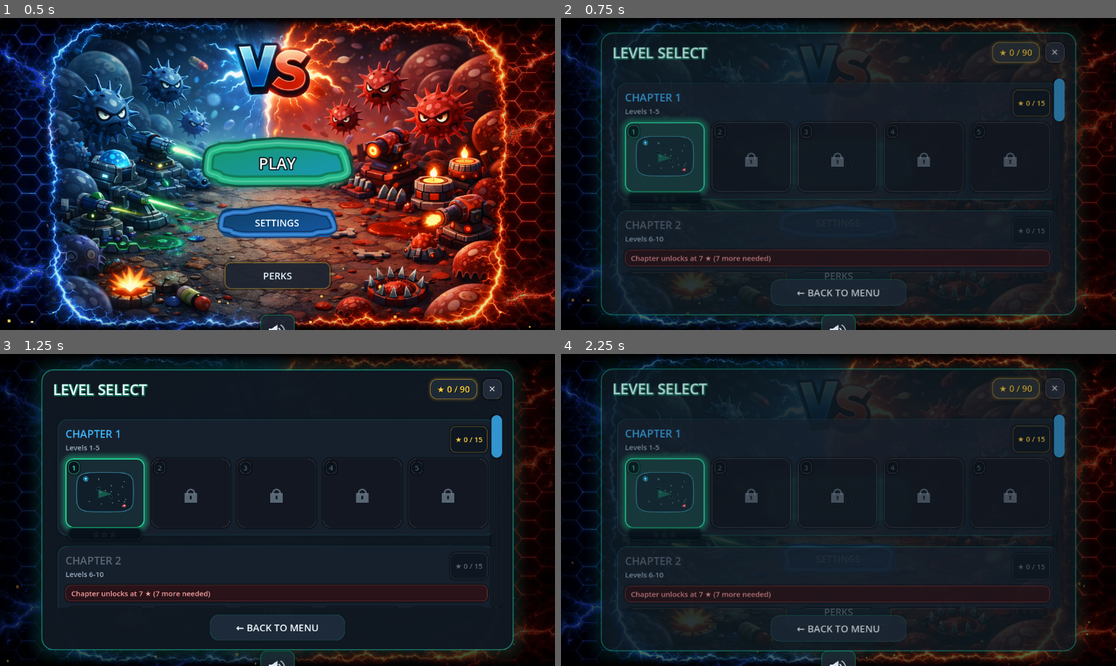
Above: before the commit, frames 1-4 (two rows, left to right).
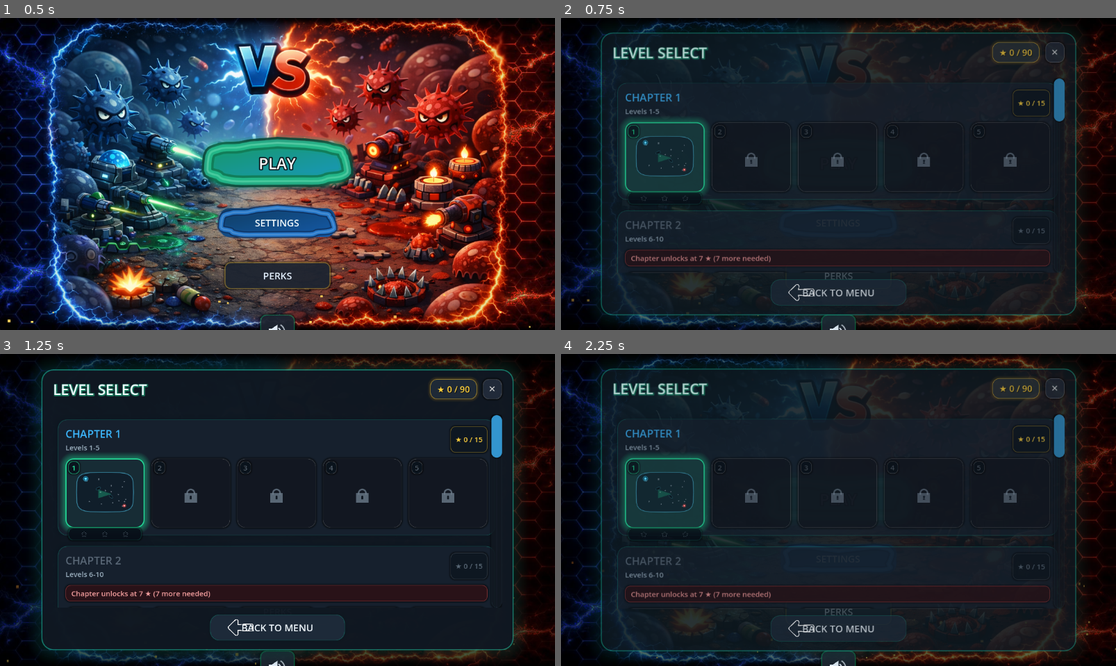
Above: after the commit, the same moments.

Repository: alexey231090/CellColony
Game: Godot game, scene res://scenes/ui/main_menu/main_menu.tscn
Same seed, same stepped clock (60 frames per second), same inputs: the game is played once before the commit and once after it.
Inputs (mouse positions are in pixels of both pictures, inside the frame that each line leads up to):
- Up to frame 1 (0.5 s): no input
- Up to frame 2 (0.75 s): click "PLAY" at 0.5 s
- Up to frame 3 (1.25 s): no input
- Up to frame 4 (2.25 s): click (838, 628) at 1.25 s, where only the run after the commit has a clickable "BACK TO MENU"; click "PLAY" at 2 s

Frame 1 is identical in both runs. In frame 2, 0.3% of the frame differs, in the area x 14-58%, y 57-91%; in frame 3, 0.3%, in the area x 14-58%, y 56-91%; in frame 4, 0.3%.

Commit message:
feat(ui): Replace text stars and arrows with PNG sprites for full web/browser compatibility

Diff:
--- a/scenes/ui/main_menu/main_menu.gd
+++ b/scenes/ui/main_menu/main_menu.gd
@@ -48,6 +48,9 @@
 const RAPID_FIRE_ICON := preload("res://assets/sprites/speedfire2.png")
 const SPEED_ICON := preload("res://assets/sprites/speed.png")
 const LEVEL_MAP_PREVIEW_SCRIPT := preload("res://scripts/ui/level_map_preview.gd")
+const STAR_FILLED_TEX := preload("res://assets/sprites/miniStar.png")
+const STAR_EMPTY_TEX := preload("res://assets/sprites/StarSiluet.png")
+const LEFT_ARROW_TEX := preload("res://assets/sprites/LeftArrow.png")
 
 class MenuPerkIcon extends Control:
 	var perk_id: String = ""
@@ -402,6 +405,20 @@
 	btn.add_theme_font_size_override("font_size", 22)
 	return btn
 
+## Добавляет иконку стрелки влево (LeftArrow.png) как TextureRect поверх кнопки
+## Работает во всех браузерах и WebGL без проблем с кодировкой символов.
+func _add_left_arrow_icon(btn: Button) -> void:
+	var arrow := TextureRect.new()
+	arrow.texture = LEFT_ARROW_TEX
+	arrow.stretch_mode = TextureRect.STRETCH_KEEP_ASPECT_CENTERED
+	arrow.expand_mode = TextureRect.EXPAND_FIT_WIDTH_PROPORTIONAL
+	arrow.custom_minimum_size = Vector2(22, 22)
+	arrow.set_anchors_and_offsets_preset(Control.PRESET_LEFT_WIDE)
+	arrow.offset_left = 14
+	arrow.offset_right = 14 + 22
+	arrow.mouse_filter = Control.MOUSE_FILTER_IGNORE
+	btn.add_child(arrow)
+
 func _make_label(text: String, font_size: int = 20, color: Color = TEXT_COLOR) -> Label:
 	var lbl = Label.new()
 	lbl.text = text
@@ -907,6 +924,7 @@
 	level_back_btn.add_theme_font_size_override("font_size", 20)
 	level_back_btn.size_flags_horizontal = Control.SIZE_SHRINK_CENTER
 	level_back_btn.pressed.connect(_on_level_back)
+	_add_left_arrow_icon(level_back_btn)
 	footer_box.add_child(level_back_btn)
 
 	# Подключение к ресайзу экрана для адаптивности
@@ -1148,25 +1166,23 @@
 	tray_sb.content_margin_bottom = 2
 	stars_tray.add_theme_stylebox_override("panel", tray_sb)
 
-	var stars_lbl := Label.new()
-	stars_lbl.text = stars_text
-	stars_lbl.horizontal_alignment = HORIZONTAL_ALIGNMENT_CENTER
-	stars_lbl.vertical_alignment = VERTICAL_ALIGNMENT_CENTER
-	stars_lbl.mouse_filter = Control.MOUSE_FILTER_IGNORE
-
-	var stars_set := LabelSettings.new()
-	stars_set.font = level_ui_font
-	stars_set.font_size = 15
-	if best_stars > 0:
-		stars_set.font_color = LEVEL_ACCENT_GOLD
-		stars_set.outline_size = 1
-		stars_set.outline_color = Color(0.35, 0.22, 0.04, 0.9)
-		stars_set.shadow_color = Color(1.0, 0.72, 0.15, 0.4)
-		stars_set.shadow_size = 4
-	else:
-		stars_set.font_color = Color(0.48, 0.56, 0.62, 0.45)
-	stars_lbl.label_settings = stars_set
-	stars_tray.add_child(stars_lbl)
+	var stars_hbox := HBoxContainer.new()
+	stars_hbox.alignment = BoxContainer.ALIGNMENT_CENTER
+	stars_hbox.add_theme_constant_override("separation", 2)
+	stars_hbox.mouse_filter = Control.MOUSE_FILTER_IGNORE
+	for si in range(3):
+		var star_rect := TextureRect.new()
+		star_rect.texture = STAR_FILLED_TEX if si < best_stars else STAR_EMPTY_TEX
+		star_rect.custom_minimum_size = Vector2(16, 16)
+		star_rect.stretch_mode = TextureRect.STRETCH_KEEP_ASPECT_CENTERED
+		star_rect.expand_mode = TextureRect.EXPAND_FIT_WIDTH_PROPORTIONAL
+		star_rect.mouse_filter = Control.MOUSE_FILTER_IGNORE
+		if si < best_stars:
+			star_rect.modulate = Color(1.0, 0.88, 0.25, 1.0)
+		else:
+			star_rect.modulate = Color(0.48, 0.56, 0.62, 0.5)
+		stars_hbox.add_child(star_rect)
+	stars_tray.add_child(stars_hbox)
 
 	if is_unlocked:
 		_attach_hover_sound(btn)
@@ -1439,14 +1455,25 @@
 	text_vbox.add_theme_constant_override("separation", 2)
 	hbox.add_child(text_vbox)
 
-	var stars_lbl = _make_label(stars_text, 22, Color(1.0, 0.9, 0.4, 1.0))
-	var sset = LabelSettings.new()
-	sset.font_size = 22
-	sset.font_color = Color(1.0, 0.9, 0.4, 1.0)
-	sset.shadow_color = Color(1.0, 0.5, 0.0, 0.5)
-	sset.shadow_size = 4
-	stars_lbl.label_settings = sset
-	text_vbox.add_child(stars_lbl)
+	# Звёзды через текстуры — надёжно работают в WebGL браузерах
+	var diff_stars_count := stars_text.count("★")
+	var diff_stars_hbox := HBoxContainer.new()
+	diff_stars_hbox.alignment = BoxContainer.ALIGNMENT_CENTER
+	diff_stars_hbox.add_theme_constant_override("separation", 4)
+	diff_stars_hbox.mouse_filter = Control.MOUSE_FILTER_IGNORE
+	for dsi in range(3):
+		var dstar := TextureRect.new()
+		dstar.texture = STAR_FILLED_TEX if dsi < diff_stars_count else STAR_EMPTY_TEX
+		dstar.custom_minimum_size = Vector2(24, 24)
+		dstar.stretch_mode = TextureRect.STRETCH_KEEP_ASPECT_CENTERED
+		dstar.expand_mode = TextureRect.EXPAND_FIT_WIDTH_PROPORTIONAL
+		dstar.mouse_filter = Control.MOUSE_FILTER_IGNORE
+		if dsi < diff_stars_count:
+			dstar.modulate = Color(1.0, 0.88, 0.25, 1.0)
+		else:
+			dstar.modulate = Color(0.65, 0.70, 0.75, 0.5)
+		diff_stars_hbox.add_child(dstar)
+	text_vbox.add_child(diff_stars_hbox)
 
 	var desc_lbl = _make_label(desc_text, 16, TEXT_DIM.lightened(0.2))
 	desc_lbl.autowrap_mode = TextServer.AUTOWRAP_WORD_SMART
@@ -1693,6 +1720,7 @@
 	perks_close_btn = _make_button(tr("UI_BACK"), ACCENT_BLUE)
 	perks_close_btn.size_flags_horizontal = Control.SIZE_SHRINK_CENTER
 	perks_close_btn.pressed.connect(_on_perks_close)
+	_add_left_arrow_icon(perks_close_btn)
 	vbox.add_child(perks_close_btn)
 
 	_select_perk_card(selected_perk_id)
--- a/translations/translations.csv
+++ b/translations/translations.csv
@@ -4,8 +4,8 @@
 UI_PERKS,"ПЕРКИ","PERKS","YETENEKLER","COMPÉTENCES","POTENZIAMENTI"
 UI_SOUND_TOOLTIP,"Все звуки и музыка вкл/выкл","Toggle all sound and music","Tüm ses ve müzikleri aç/kapat","Activer/désactiver tous les sons et musiques","Attiva/disattiva audio e musica"
 UI_LEVEL_SELECT,"ВЫБОР УРОВНЯ","LEVEL SELECT","BÖLÜM SEÇİMİ","SÉLECTION DU NIVEAU","SELEZIONE LIVELLO"
-UI_BACK_TO_MENU,"← НАЗАД В МЕНЮ","← BACK TO MENU","← MENÜYE DÖN","← RETOUR AU MENU","← TORNA AL MENU"
-UI_BACK,"← НАЗАД","← BACK","← GERİ","← RETOUR","← INDIETRO"
+UI_BACK_TO_MENU,"НАЗАД В МЕНЮ","BACK TO MENU","MENÜYE DÖN","RETOUR AU MENU","TORNA AL MENU"
+UI_BACK,"НАЗАД","BACK","GERİ","RETOUR","INDIETRO"
 UI_CHAPTER,"ГЛАВА %d","CHAPTER %d","BÖLÜM %d","CHAPITRE %d","CAPITOLO %d"
 UI_LEVELS_RANGE,"Уровни %d-%d","Levels %d-%d","Seviyeler %d-%d","Niveaux %d-%d","Livelli %d-%d"
 UI_CHAPTER_LOCKED,"Глава откроется при достижении %d ★ (нужно еще %d)","Chapter unlocks at %d ★ (%d more needed)","Bölüm %d ★ ile açılır (%d daha gerekli)","Chapitre débloqué à %d ★ (encore %d requis)","Il capitolo si sblocca a %d ★ (ancora %d necessari)"
Binary file added: assets/sprites/LeftArrow.png
Binary file added: assets/sprites/StarSiluet.png
Binary file added: assets/sprites/miniStar.png
